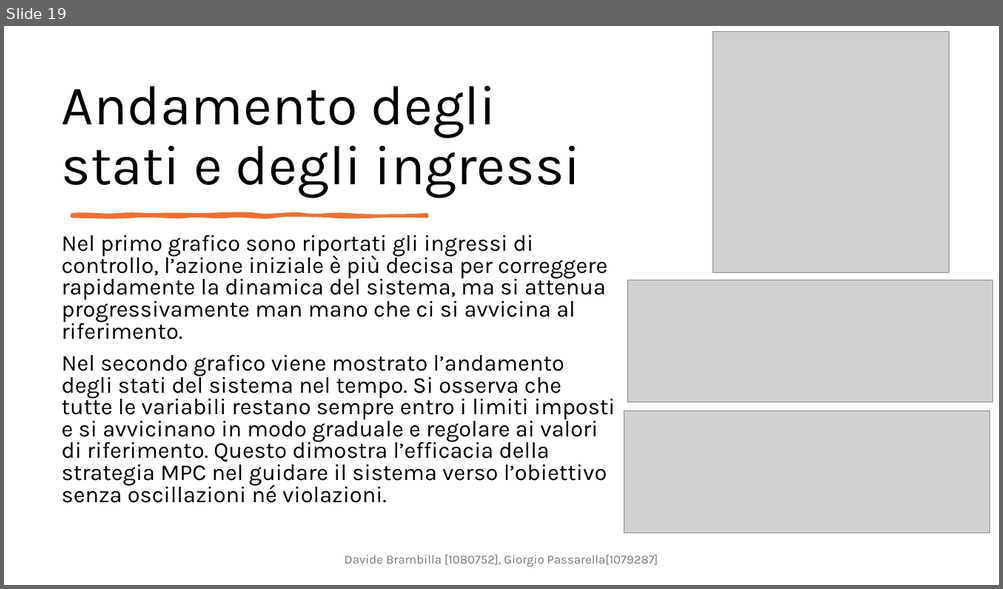
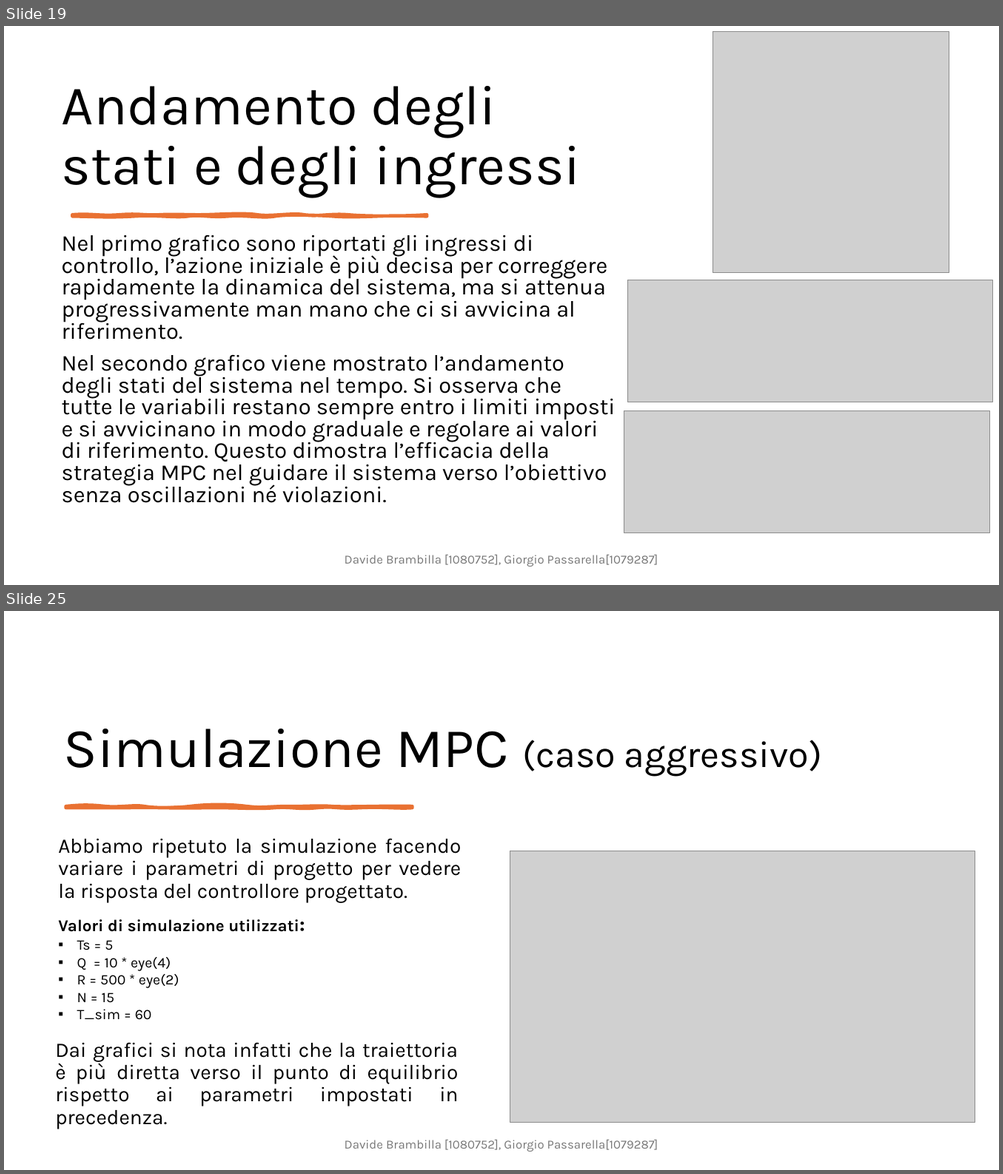
Before and after one commit to DavideBrambilla98/interconnectedTanksMPC, a slide deck: cam.pptx. Shown one above the other, each under a label of ours: slide 19 before the commit, slides 19 and 25 after it; the slides between them are not shown. The pictures are 1003x589 and 1003x1174 pixels, drawn with LibreOffice and Linux fonts; fonts in the diff are those of the drawing; grey boxes stand for pictures. Boxes give left, top, right and bottom in pixels: in the first picture for what was removed or moved away, otherwise in the second. Text is boxed around its words. In the diff, an @@ line names an element or a change of style, - is before the commit and + after.

```diff
--- a/cam.pptx
+++ b/cam.pptx
@@ slide 25 added at <box>4,611,999,1170</box>, background #FFFFFF @@
@@ title added at <box>64,729,822,776</box>, 36 pt, text #000000 @@
+Simulazione MPC (caso aggressivo)
@@ freeform shape added at <box>66,806,412,808</box>, fill #E97132, outline #E97132 3.25 pt @@
@@ text added at <box>58,838,461,903</box>, 20 pt, text #000000 @@
+Abbiamo ripetuto la simulazione facendo variare i parametri di progetto per vedere la risposta del controllore progettato.
@@ picture added at <box>510,851,975,1123</box> @@
@@ text added at <box>58,920,299,1020</box>, 14 pt, text #000000 @@
+Valori di simulazione utilizzati:
+▪ Ts = 5
+▪ Q = 10 * eye(4)
+▪ R = 500 * eye(2)
+▪ N = 15
+▪ T_sim = 60
@@ text added at <box>55,1042,458,1130</box>, 20 pt, text #000000 @@
+Dai grafici si nota infatti che la traiettoria è più diretta verso il punto di equilibrio rispetto ai parametri impostati in precedenza.
@@ text added at <box>344,1140,658,1152</box>, 12 pt, text #797979 @@
+Davide Brambilla [1080752], Giorgio Passarella[1079287]
```
Also in this commit, not shown: 8 other slides added.
